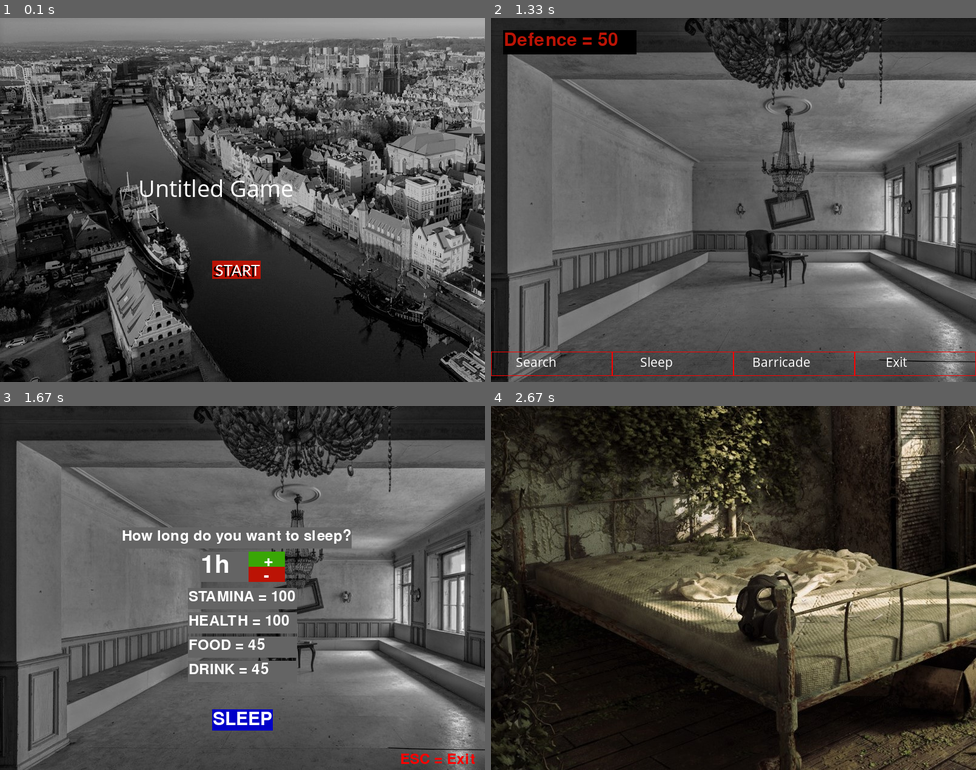
Above: before the commit, frames 1-4 (two rows, left to right).
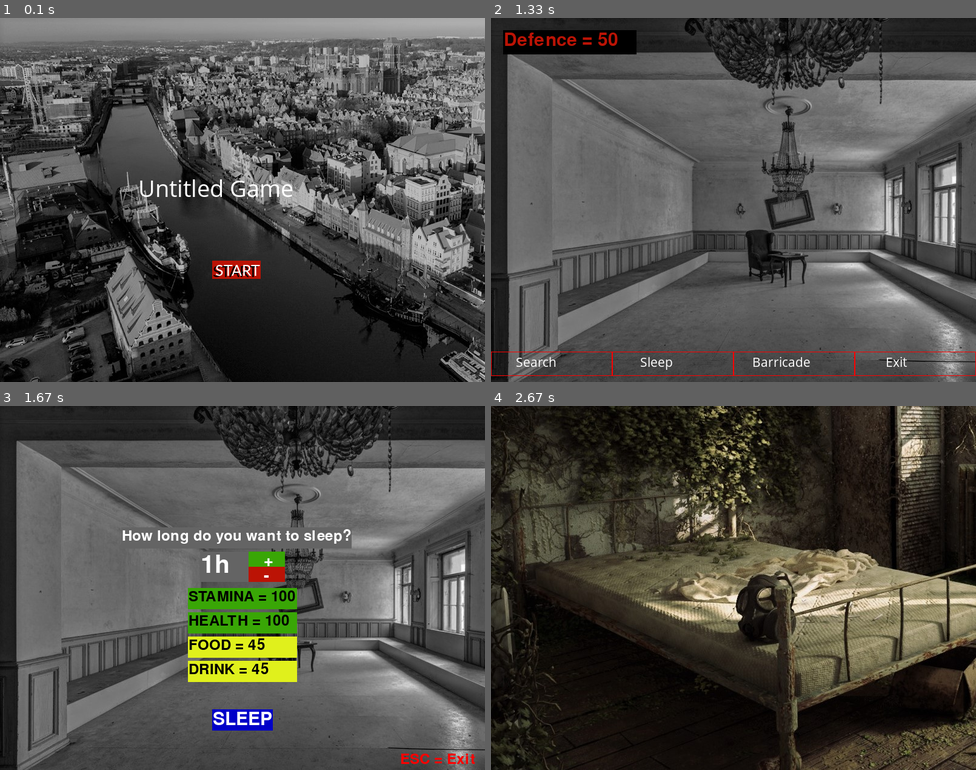
Above: after the commit, the same moments.

Repository: darek-k/pygame-project
Game: pygame game, started from test.py
Same seed, same stepped clock (60 frames per second), same inputs: the game is played once before the commit and once after it.
Inputs (mouse positions are in pixels of both pictures, inside the frame that each line leads up to):
- Up to frame 1 (0.1 s): no input
- Up to frame 2 (1.33 s): click "START" at 0.38 s; click (617, 203) at 0.72 s; click (786, 192) at 1.05 s
- Up to frame 3 (1.67 s): click "Sleep" at 1.38 s
- Up to frame 4 (2.67 s): click "+" at 1.72 s; click "-" at 2.05 s; click "SLEEP" at 2.38 s

Frames 1-2 are identical in both runs. In frame 3, 5.2% of the frame differs, in the area x 38-62%, y 50-76%; in frame 4, nothing differs.

Commit message:
Add color statistics buttons in Sleep window

Diff:
--- a/test.py
+++ b/test.py
@@ -404,7 +404,6 @@
 
             button_maker(200, 200, 380, 35, 'grey', 'grey', '', 35, "How long do you want to sleep?", 'white',
                          transparent_on=False, transparent_off=False)
-
             button_maker(330, 240, 80, 50, 'grey', 'grey', '', 60, str(h) + 'h', 'white',  # How many hours
                          transparent_on=False, transparent_off=False)
             button_maker(410, 240, 60, 25, 'green', 'green', '', 40, '   +', 'white',  # More
@@ -412,14 +411,14 @@
             button_maker(410, 265, 60, 25, 'red', 'red', '', 40, '   -', 'white',  # Less
                          transparent_on=False, transparent_off=False)
 
-            button_maker(310, 300, 180, 35, 'grey', 'grey', '', 35, 'STAMINA = ' + str(stamina), 'white',  # Stamina
-                         transparent_on=False, transparent_off=False)
-            button_maker(310, 340, 180, 35, 'grey', 'grey', '', 35, 'HEALTH = ' + str(health), 'white',  # Health
-                         transparent_on=False, transparent_off=False)
-            button_maker(310, 380, 180, 35, 'grey', 'grey', '', 35, 'FOOD = ' + str(food), 'white',  # Food
-                         transparent_on=False, transparent_off=False)
-            button_maker(310, 420, 180, 35, 'grey', 'grey', '', 35, 'DRINK = ' + str(drink), 'white',  # Drink
-                         transparent_on=False, transparent_off=False)
+            statistic_window.statistics_buttons(310, 300, 180, 35, '', 35, f'STAMINA = {stamina}', 'needs',
+                                                stamina)
+            statistic_window.statistics_buttons(310, 340, 180, 35, '', 35, f'HEALTH = {health}', 'needs',
+                                                health)
+            statistic_window.statistics_buttons(310, 380, 180, 35, '', 35, f'FOOD = {food}', 'needs',
+                                                food)
+            statistic_window.statistics_buttons(310, 420, 180, 35, '', 35, f'DRINK = {drink}', 'needs',
+                                                drink)
 
             button_maker(350, 500, 100, 35, 'green', 'blue', '', 45, 'SLEEP', 'white',  # SLEEP
                          transparent_on=False, transparent_off=False)
